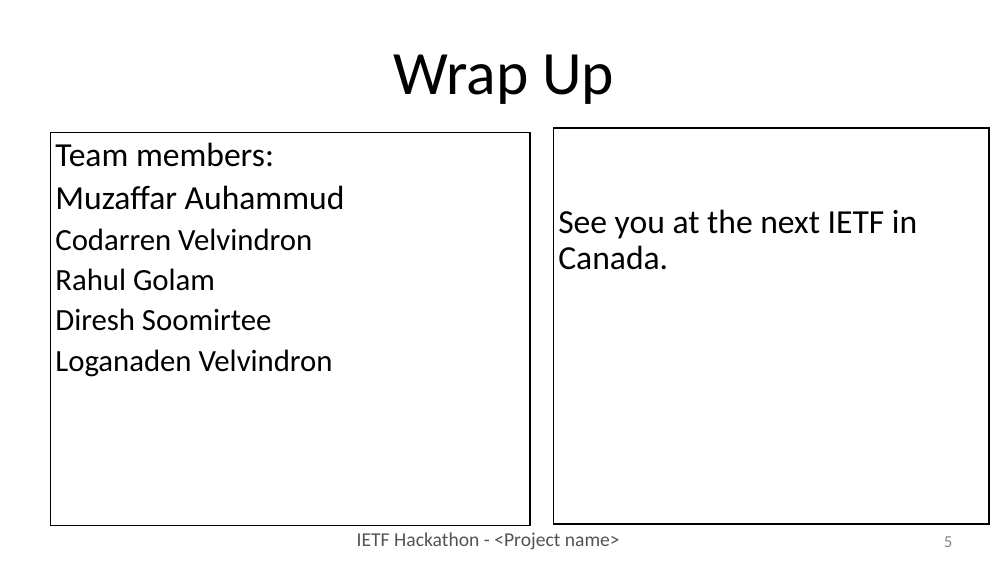
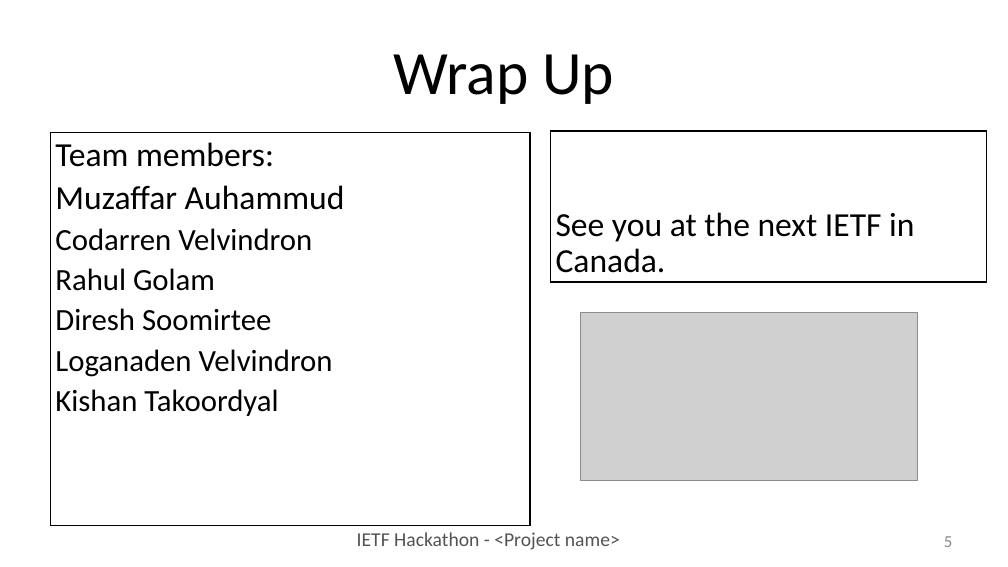
Before and after one commit to IETF-Hackathon/ietf104-project-presentations, a slide deck: slide 5 of tls1_3-hackathon104.pptx. Drawn at 1008x567 pixels with LibreOffice and Linux fonts; fonts in the diff are those of the drawing; grey boxes stand for pictures. Boxes give left, top, right and bottom in pixels: in the first picture for what was removed or moved away, otherwise in the second. Text is boxed around its words. In the diff, an @@ line names an element or a change of style, - is before the commit and + after.

Commit message:
Update slides for tls 1.3

```diff
--- a/tls1_3-hackathon104.pptx
+++ b/tls1_3-hackathon104.pptx
@@ rectangle "See you at the next ...": place and size @@
-rectangle "See you at the next ..." at (553,128,990,524)
+rectangle "See you at the next ..." at (550,131,986,282)
@@ picture added at (581,312,917,481) @@
@@ text in rectangle at (55,389,278,416): paragraph added @@
+Kishan Takoordyal
```
Also in this commit, not shown: 1 other slide changed.
